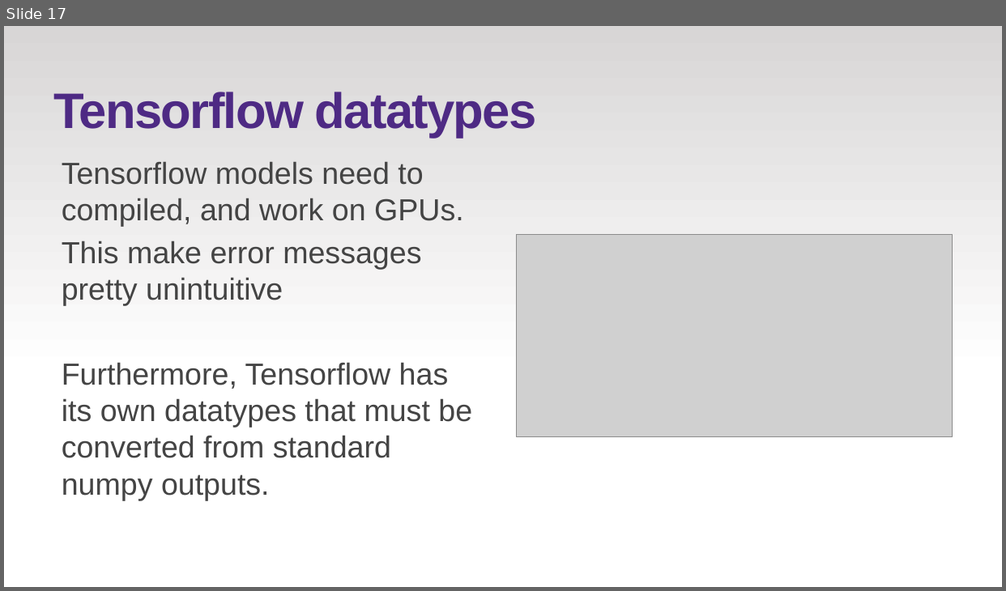
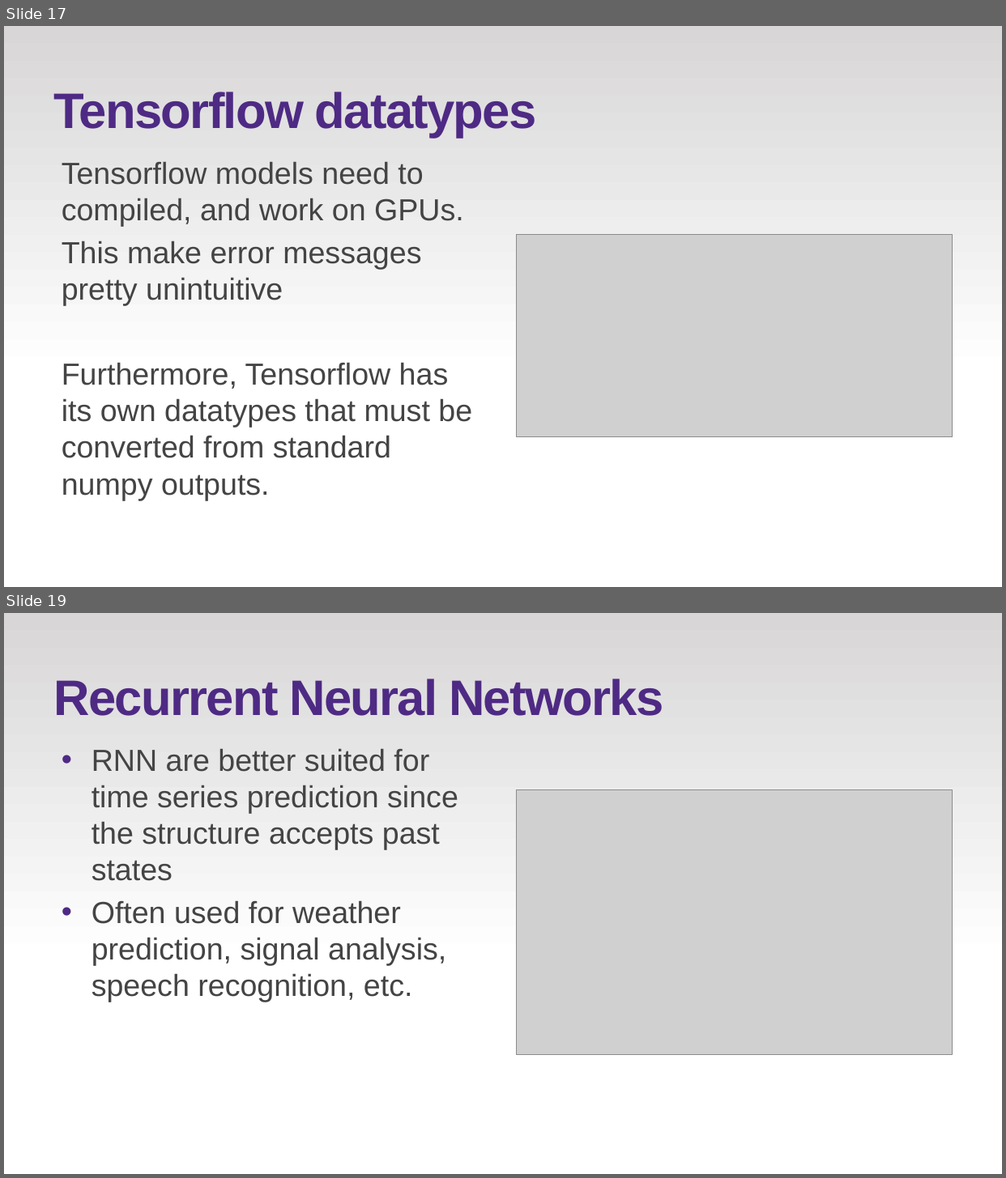
Before and after one commit to leo-c-ling99/NU-HKN2022-ML-Workshop-2, a slide deck: Slides-W2.pptx. Shown one above the other, each under a label of ours: slide 17 before the commit, slides 17 and 19 after it; the slides between them are not shown. The pictures are 1006x591 and 1006x1178 pixels, drawn with LibreOffice and Linux fonts; fonts in the diff are those of the drawing; grey boxes stand for pictures; background and template pictures are left out. Boxes give left, top, right and bottom in pixels: in the first picture for what was removed or moved away, otherwise in the second. Text is boxed around its words. In the diff, an @@ line names an element or a change of style, - is before the commit and + after.

```diff
--- a/Slides-W2.pptx
+++ b/Slides-W2.pptx
@@ slide 19 added at [4, 613, 1002, 1174], background #FFFFFF; not listed: 1 template element that a slide beside it also shows @@
@@ title added at [54, 679, 663, 716], 48 pt, text #4E2A84, bold @@
+Recurrent Neural Networks
@@ text added at [91, 748, 458, 1003], 29.3 pt, text #444444 @@
+• RNN are better suited for time series prediction since the structure accepts past states
+• Often used for weather prediction, signal analysis, speech recognition, etc.
@@ picture added at [517, 790, 953, 1055] @@
```
Also in this commit, not shown: 1 other slide added, 1 slide removed, 1 other file.
